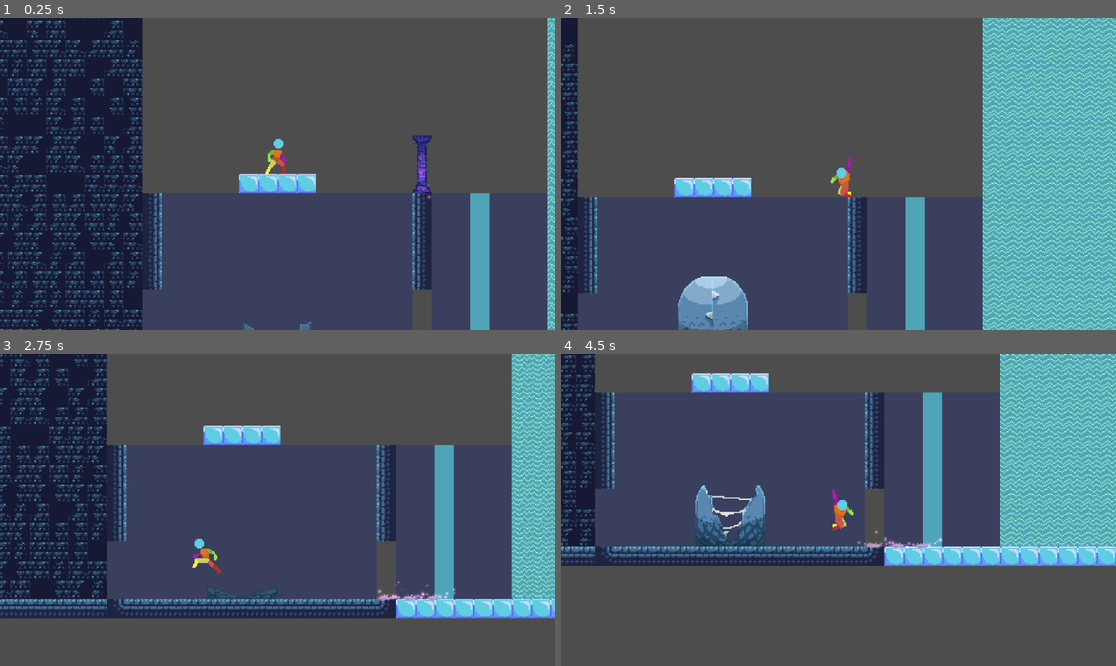
Above: before the commit, frames 1-4 (two rows, left to right).
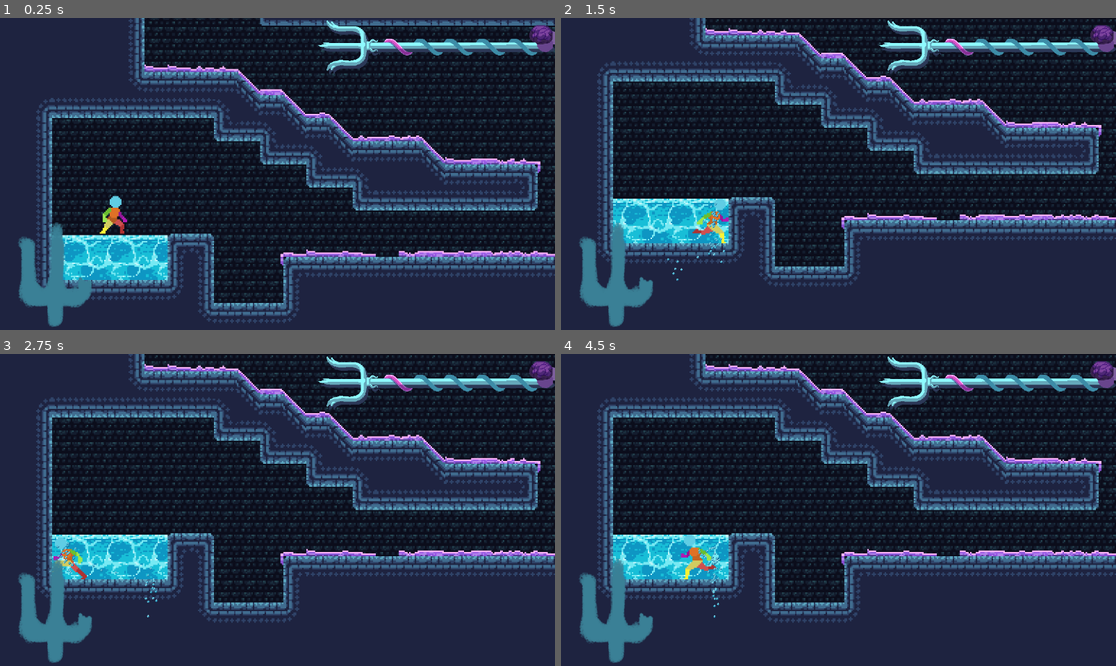
Above: after the commit, the same moments.

Repository: JakeCreatesStuff/Project-Fishtick
Game: Godot game, scene res://Scenes/level_design.tscn
Same seed, same stepped clock (60 frames per second), same inputs: the game is played once before the commit and once after it. Before the commit the project starts from res://levels/test_level.tscn.
Inputs (mouse positions are in pixels of both pictures, inside the frame that each line leads up to):
- Up to frame 1 (0.25 s): no input
- Up to frame 2 (1.5 s): tap Enter (ui_accept) at 0.5 s; move the mouse to (960, 158) at 0.52 s; hold D (right) from 0.53 s (still down); tap Shift (dash) at 0.6 s; tap Space (jump) at 0.77 s; move the mouse to (727, 189) at 1.27 s; click (727, 189) at 1.35 s
- Up to frame 3 (2.75 s): tap Space (jump) at 1.52 s; move the mouse to (333, 441) at 2.02 s; release D (right) at 2.03 s; hold A (left) from 2.03 s (still down); tap Shift (dash) at 2.1 s
- Up to frame 4 (4.5 s): move the mouse to (810, 572) at 2.77 s; release A (left) at 2.78 s; hold D (right) 2.78-4.28 s; click (810, 572) at 2.85 s; tap Space (jump) at 3.02, 3.77 s; move the mouse to (1005, 556) at 3.52 s; tap Shift (dash) at 3.6 s; tap F1 (test) at 4.15 s; move the mouse to (672, 463) at 4.27 s; hold A (left) from 4.28 s (still down); click (672, 463) at 4.35 s

The runs differ from the first frame. In frame 1, 81% of the frame differs, in the area x 0-100%, y 0-100%; in frame 2, 94%; in frame 3, 84%; in frame 4, 92%.

Commit message:
Itch IO Upload

Diff:
--- a/Test movement/project.godot
+++ b/Test movement/project.godot
@@ -11,7 +11,7 @@
 [application]
 
 config/name="Project Fishstick"
-run/main_scene="res://levels/test_level.tscn"
+run/main_scene="res://Scenes/level_design.tscn"
 config/features=PackedStringArray("4.3", "Mobile")
 config/icon="res://icon.svg"
 
